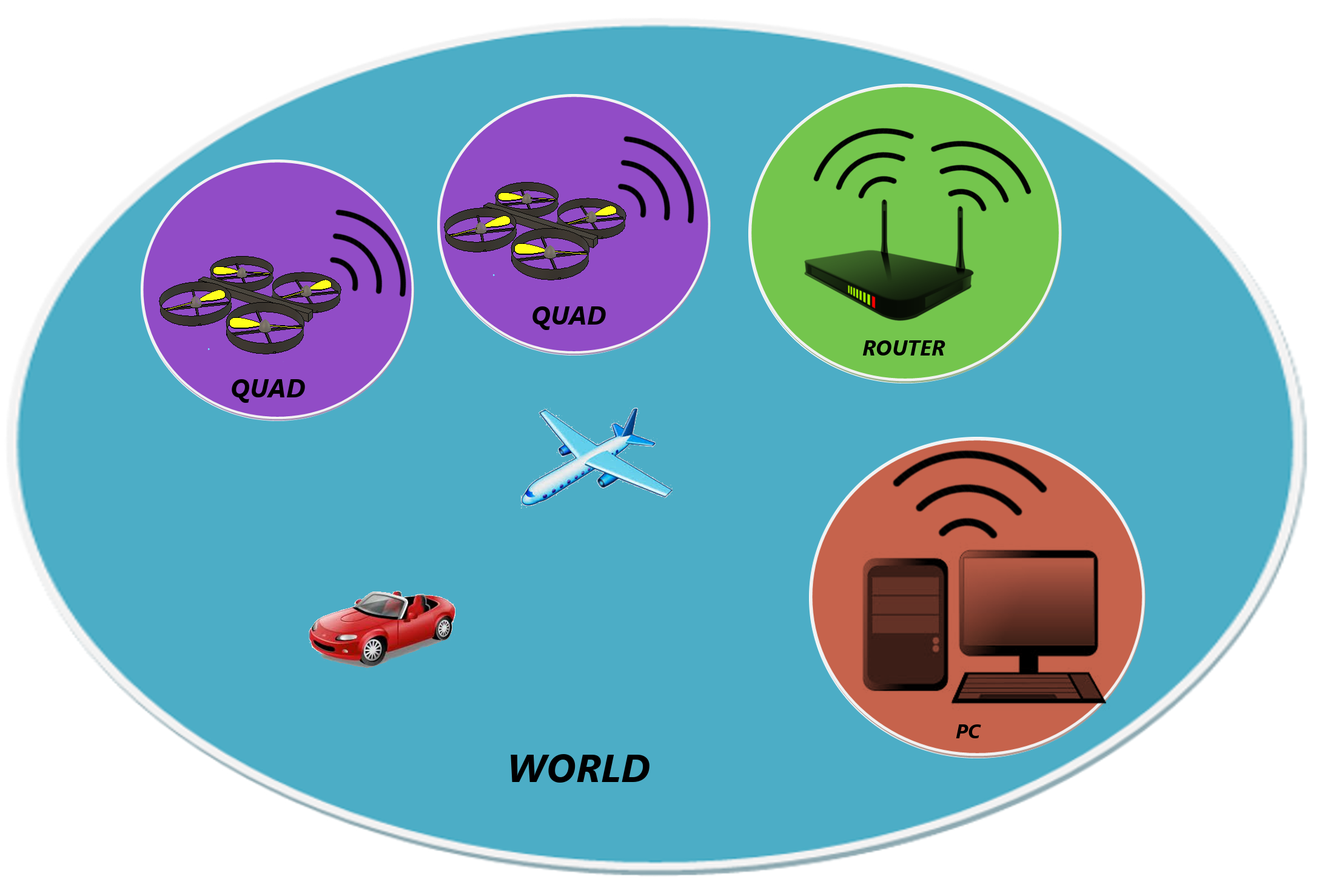
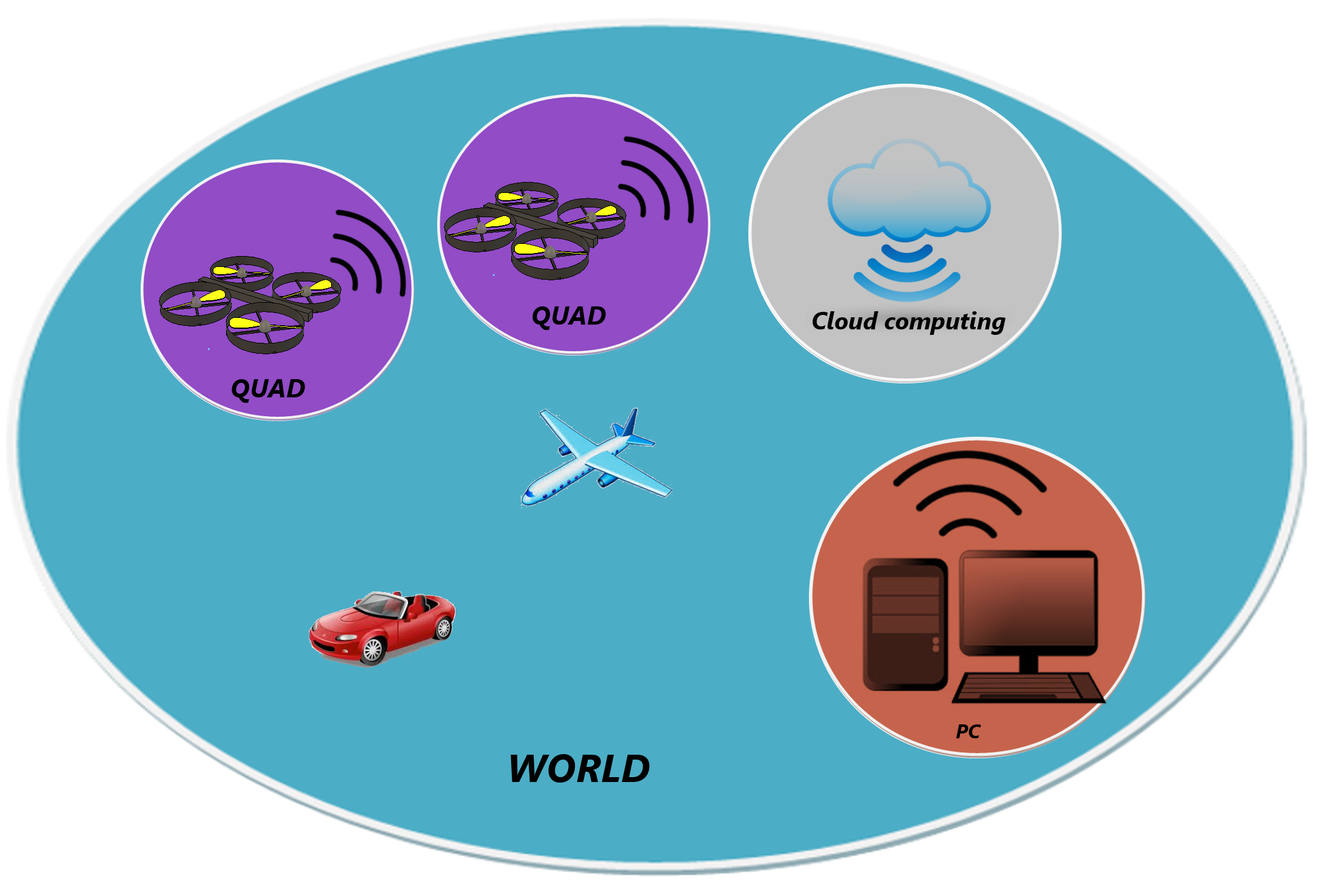
Two versions of the same layered image (1339×890). Layer-by-layer changes:
added layer "Capa" above "WORLD" over [805, 137, 1014, 333]
renamed "ROUTER" to "Cloud computing", painted on it over [812, 311, 1007, 356]
painted on "router" over [804, 127, 1032, 322]
painted on "fondo router" over [748, 84, 1062, 384]
